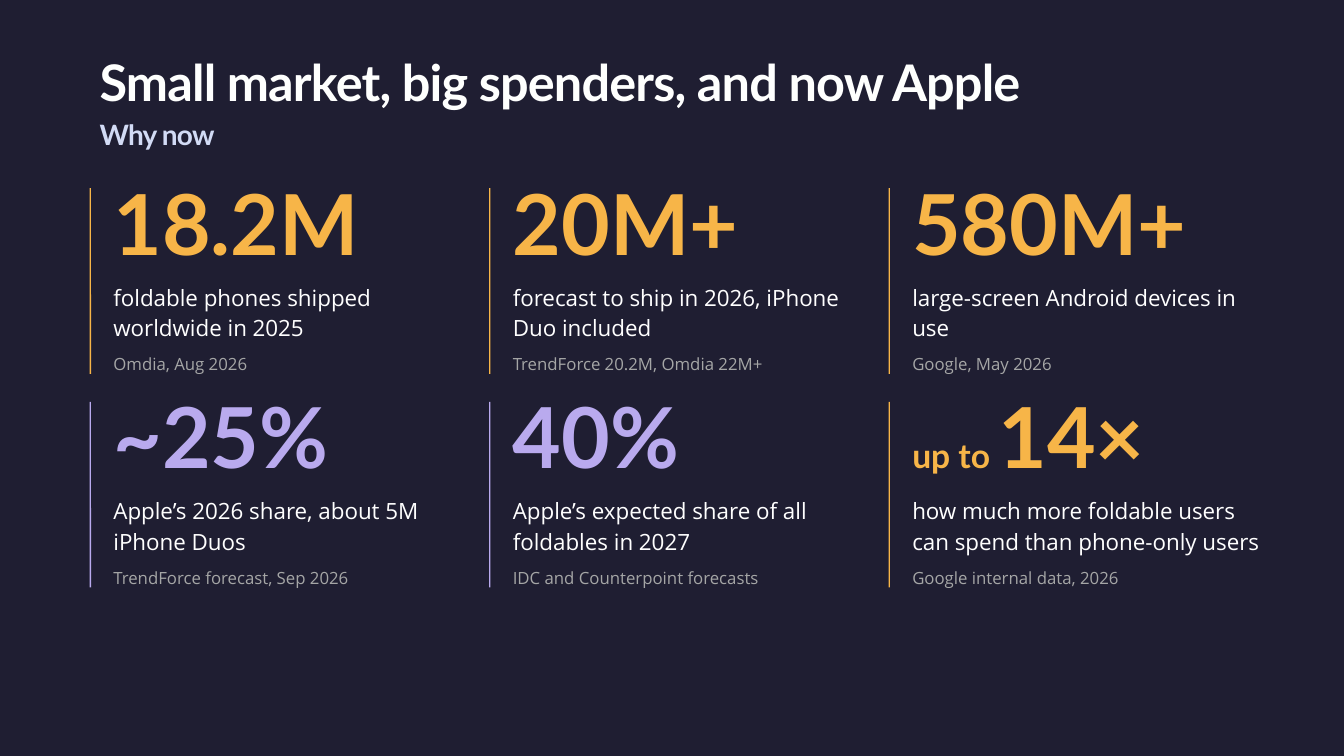
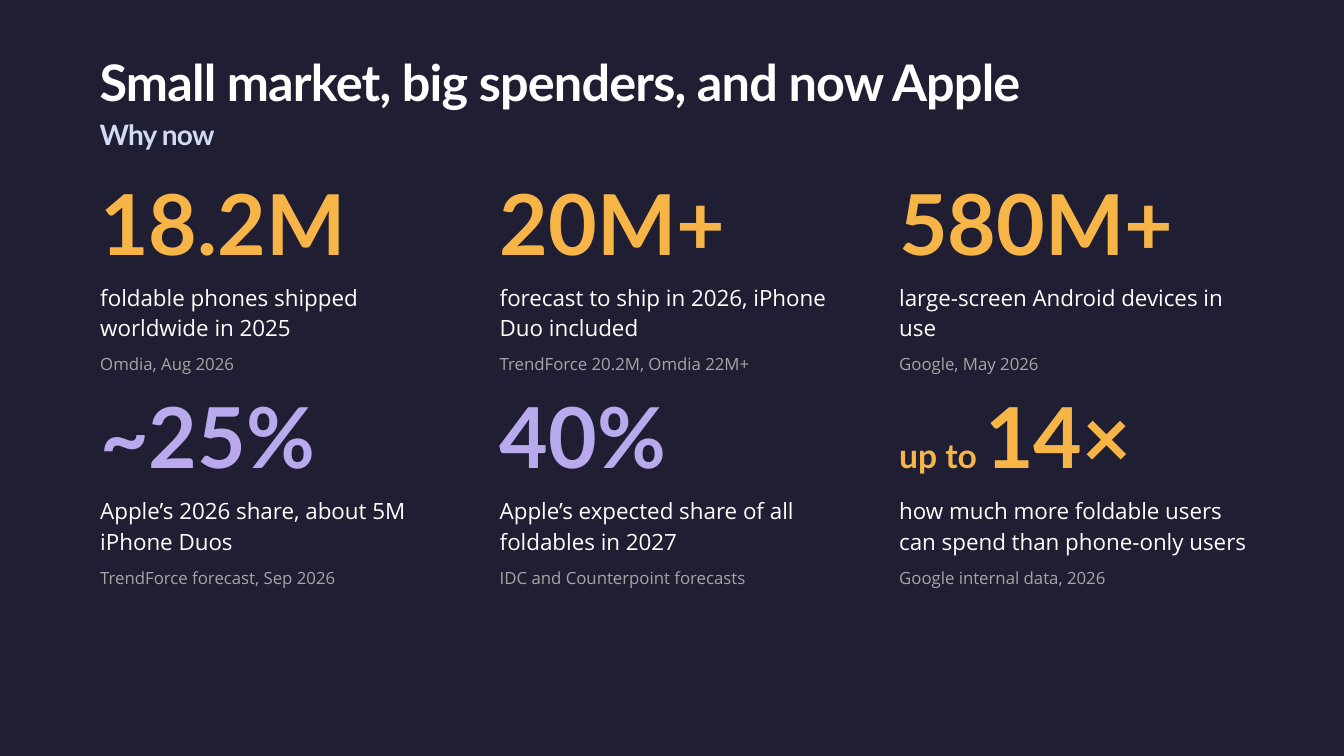
Before and after one commit to jsuarezruiz/dotnetconf2026-avalonia-foldables, a slide deck: slide 6 of Building Dual-Screen Experiences with Avalonia.pptx. Drawn at 1344x756 pixels with LibreOffice and Linux fonts; fonts in the diff are those of the drawing. Boxes give left, top, right and bottom in pixels: in the first picture for what was removed or moved away, otherwise in the second. Text is boxed around its words. In the diff, an @@ line names an element or a change of style, - is before the commit and + after.

```diff
--- a/Building Dual-Screen Experiences with Avalonia.pptx
+++ b/Building Dual-Screen Experiences with Avalonia.pptx
@@ line removed from (91, 189) to (91, 374) @@
@@ line removed from (490, 189) to (490, 374) @@
@@ line removed from (889, 189) to (889, 374) @@
@@ line removed from (91, 402) to (91, 588) @@
@@ line removed from (490, 402) to (490, 588) @@
@@ line removed from (889, 402) to (889, 588) @@
@@ 18 texts: place and size @@
-18 texts at (113,193,1259,588)
+18 texts at (100,193,1246,588)
```
Also in this commit, not shown: 5 other slides changed, 1 other file.
